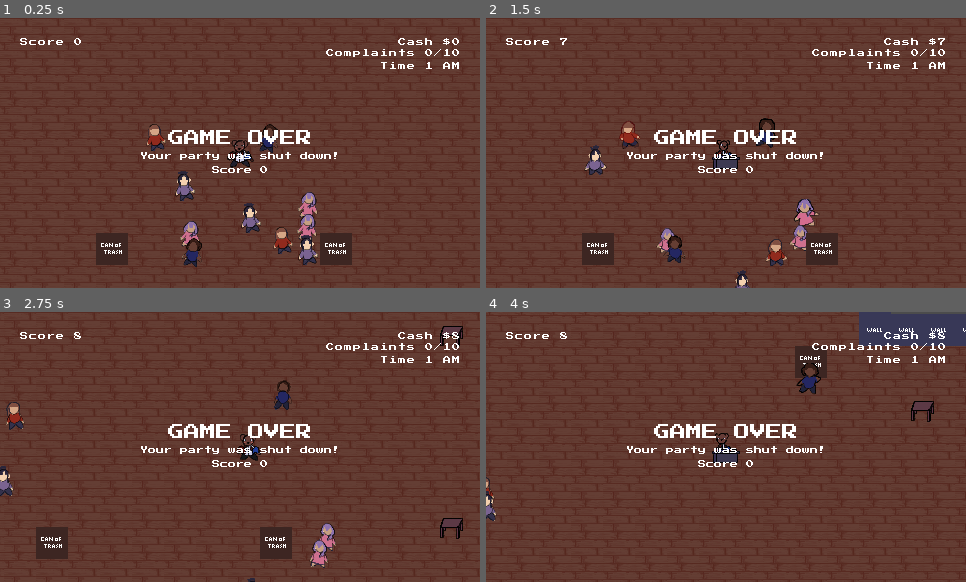
Above: before the commit, frames 1-4 (two rows, left to right).
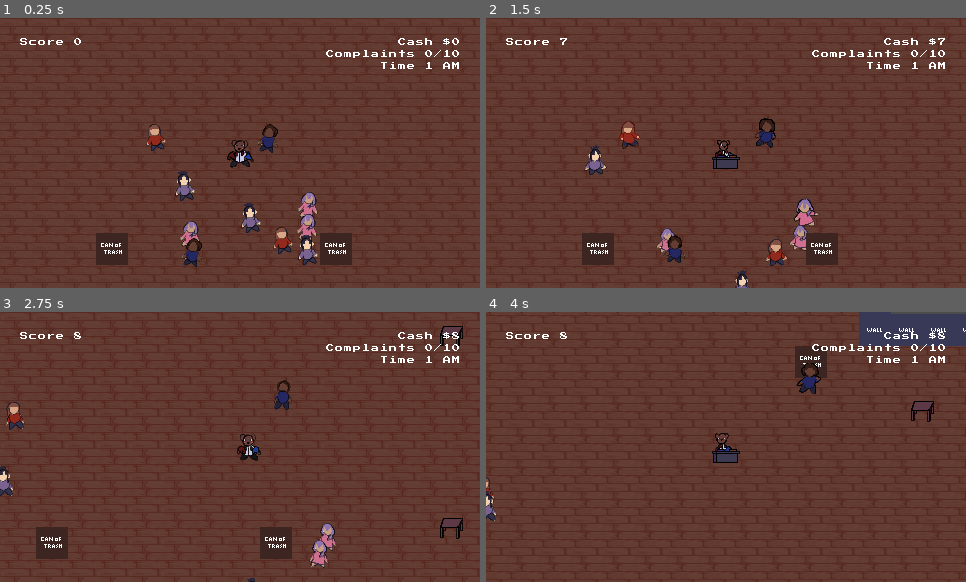
Above: after the commit, the same moments.

Repository: silentcoder99/LD46
Game: Godot game, scene res://scenes/Main.tscn
Same seed, same stepped clock (60 frames per second), same inputs: the game is played once before the commit and once after it.
Inputs:
- Up to frame 1 (0.25 s): no input
- Up to frame 2 (1.5 s): hold Right (ui_right) 0.53-1.28 s; hold E (dance) 0.53-1.28 s; hold Down (ui_down) from 1.28 s (still down); tap Space (shoo) at 1.35 s
- Up to frame 3 (2.75 s): release Down (ui_down) at 2.03 s; hold Right (ui_right) from 2.03 s (still down); hold E (dance) from 2.03 s (still down)
- Up to frame 4 (4 s): release Right (ui_right) at 2.78 s; release E (dance) at 2.78 s; hold Up (ui_up) 2.78-3.53 s; tap Space (shoo) at 2.85 s; hold Left (ui_left) from 3.53 s (still down); hold E (dance) from 3.53 s (still down)

The runs differ from the first frame. In frame 1, 1.4% of the frame differs, in the area x 29-96%, y 11-58%; in frame 2, 1.4%; in frame 3, 1.4%; in frame 4, 1.4%.

Commit message:
Improve progress bars

Diff:
--- a/scenes/Main.tscn
+++ b/scenes/Main.tscn
@@ -66,9 +66,9 @@
 anchor_left = 1.0
 anchor_right = 1.0
 margin_left = -270.0
-margin_top = 31.0
+margin_top = 32.0
 margin_right = -20.0
-margin_bottom = 108.0
+margin_bottom = 109.0
 custom_fonts/font = SubResource( 1 )
 text = "Complaints 0/10"
 align = 2
@@ -93,6 +93,7 @@
 }
 
 [node name="GameOverLabel" type="Label" parent="UI"]
+visible = false
 anchor_top = 0.5
 anchor_right = 1.0
 anchor_bottom = 0.5
@@ -103,6 +104,7 @@
 align = 1
 
 [node name="GameOverSubLabel" type="Label" parent="UI"]
+visible = false
 anchor_top = 0.5
 anchor_right = 1.0
 anchor_bottom = 0.5
@@ -113,6 +115,7 @@
 align = 1
 
 [node name="GameOverScore" type="Label" parent="UI"]
+visible = false
 anchor_top = 0.5
 anchor_right = 1.0
 anchor_bottom = 0.5
--- a/scenes/TrashCan.tscn
+++ b/scenes/TrashCan.tscn
@@ -34,6 +34,17 @@
 
 [sub_resource type="CircleShape2D" id=2]
 radius = 30.0
+
+[sub_resource type="StyleBoxFlat" id=4]
+bg_color = Color( 0, 0.815686, 0.00392157, 1 )
+
+[sub_resource type="StyleBoxFlat" id=5]
+bg_color = Color( 0, 0.666667, 0.00392157, 0 )
+border_width_left = 1
+border_width_top = 1
+border_width_right = 1
+border_width_bottom = 1
+border_color = Color( 0, 0.815686, 0.00392157, 1 )
 
 [node name="TrashCan" type="StaticBody2D"]
 script = ExtResource( 1 )
@@ -84,10 +95,14 @@
 
 [node name="RepairBar" type="ProgressBar" parent="."]
 visible = false
-margin_left = -32.7843
-margin_top = -40.7759
-margin_right = 33.2157
-margin_bottom = -26.7759
+margin_left = -13.0
+margin_top = -24.0
+margin_right = 13.0
+margin_bottom = -20.0
+rect_min_size = Vector2( 0, 1 )
+custom_styles/fg = SubResource( 4 )
+custom_styles/bg = SubResource( 5 )
+percent_visible = false
 [connection signal="timeout" from="CombustTimer" to="." method="_on_CombustTimer_timeout"]
 [connection signal="body_entered" from="FixArea" to="." method="_on_FixArea_body_entered"]
 [connection signal="timeout" from="RepairTimer" to="." method="_on_RepairTimer_timeout"]
--- a/scripts/Main.gd
+++ b/scripts/Main.gd
@@ -40,7 +40,9 @@
 	$UI/MoneyLabel.text = "Cash $" + str($YSort/Player.money)
 	$UI/ComplaintsLabel.text = "Complaints " + str($YSort/Player.complaints) + "/10"
 	$UI/TimeLabel.text = "Time " + str(time) + " AM"
-	$UI/ScoreLabel.text = "Score " + str($YSort/Player.score)
+
+	if not is_game_over:
+		$UI/ScoreLabel.text = "Score " + str($YSort/Player.score)
 
 	if fade_amount >= 0 and is_game_over:
 		$UI/FadeRect.color = opaque.linear_interpolate(transparent, fade_amount)
Not shown: 1 places in scenes/TrashCan.tscn that only renumber resources
